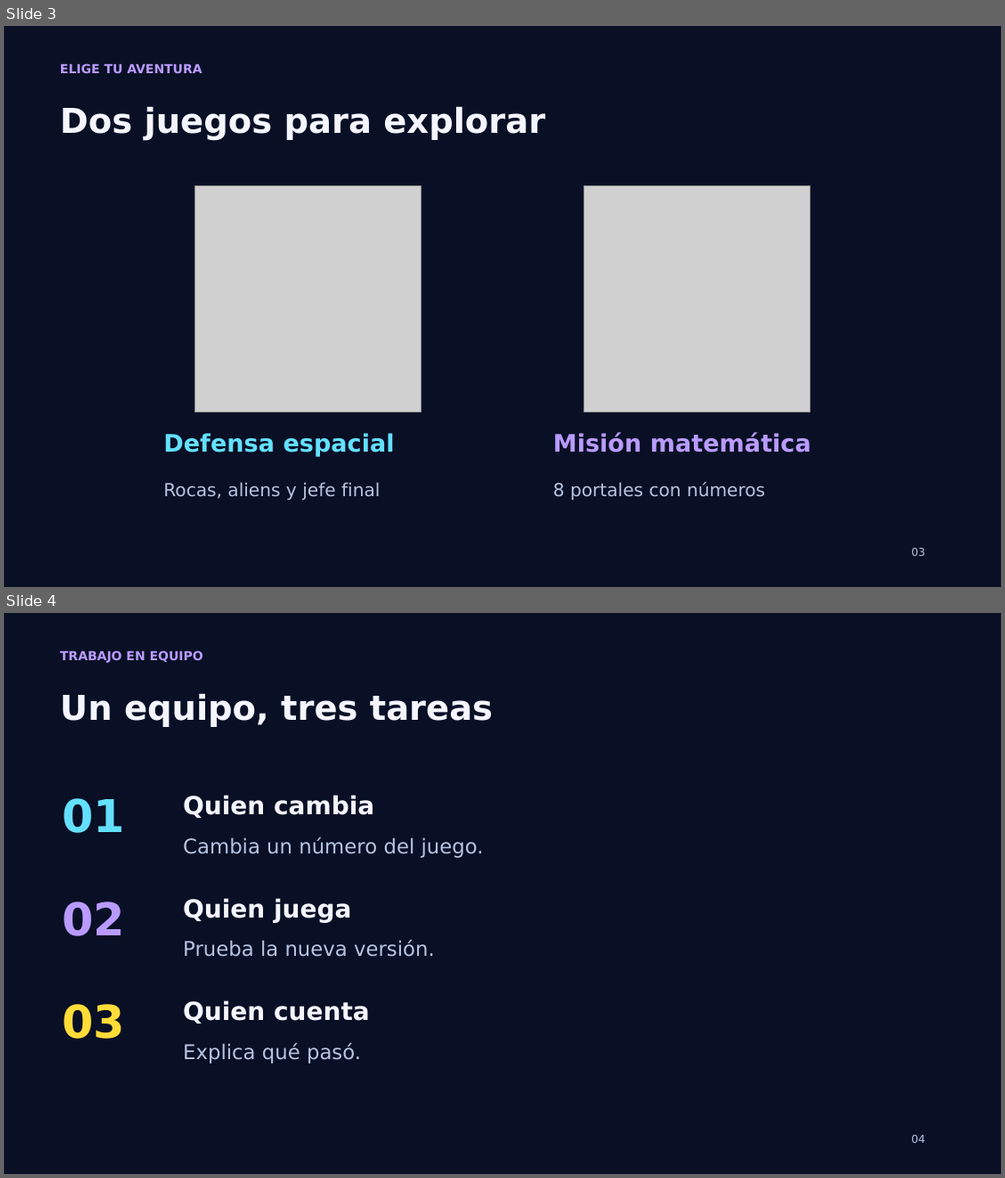
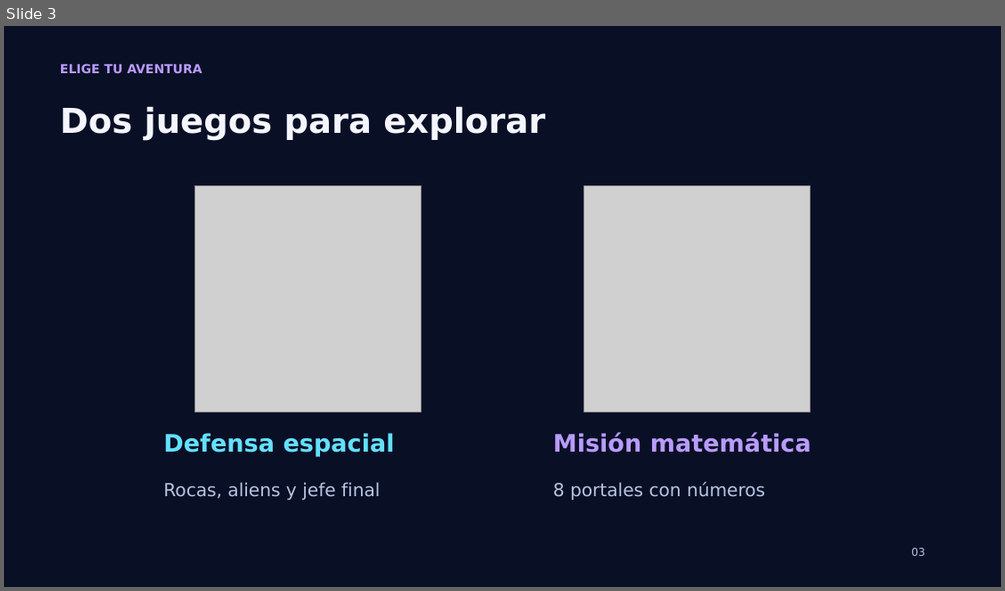
Before and after one commit to PaoloPelaezVillanueva/wie-chincha, a slide deck: Mision_WIE_Chincha_Taller.pptx. Shown one above the other, each under a label of ours: slides 3 and 4 before the commit, slide 3 after it. The pictures are 1005x1178 and 1005x591 pixels, drawn with LibreOffice and Linux fonts; fonts in the diff are those of the drawing; grey boxes stand for pictures. Boxes give left, top, right and bottom in pixels: in the first picture for what was removed or moved away, otherwise in the second. Text is boxed around its words. In the diff, an @@ line names an element or a change of style, - is before the commit and + after.

```diff
--- a/Mision_WIE_Chincha_Taller.pptx
+++ b/Mision_WIE_Chincha_Taller.pptx
@@ slide 4 removed at [4, 613, 1001, 1174], background #090F25 @@
@@ text removed at [60, 650, 203, 663] @@
-TRABAJO EN EQUIPO
@@ text removed at [60, 693, 493, 727] @@
-Un equipo, tres tareas
@@ text removed at [63, 798, 126, 833] @@
-01
@@ text removed at [183, 795, 374, 818] @@
-Quien cambia
@@ text removed at [183, 837, 484, 858] @@
-Cambia un número del juego.
@@ text removed at [63, 901, 126, 936] @@
-02
@@ text removed at [183, 898, 351, 923] @@
-Quien juega
@@ text removed at [183, 940, 435, 957] @@
-Prueba la nueva versión.
@@ text removed at [63, 1004, 126, 1038] @@
-03
@@ text removed at [183, 1000, 370, 1023] @@
-Quien cuenta
@@ text removed at [183, 1043, 361, 1063] @@
-Explica qué pasó.
@@ text removed at [911, 1135, 925, 1143] @@
-04
```
Also in this commit, not shown: 9 slides changed, 1 slide added, 1 other file.
